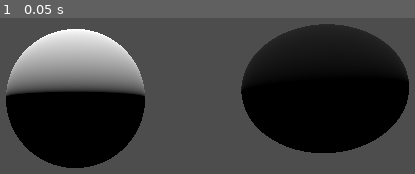
Above: before the commit, frame 1.
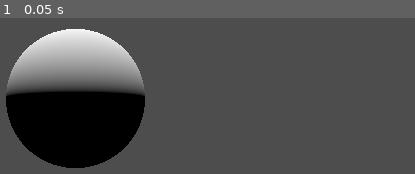
Above: after the commit, the same moment.

Repository: Paulpanther/Spacescaper
Game: Godot game, scene res://scenes/universe.tscn
The game is run twice, just before and just after one commit, with the same random seed, the same clock (stepped at 60 frames per second) and the same inputs.
Inputs:
- Up to frame 1 (0.05 s): no input

The runs differ from the first frame. In frame 1, 26% of the frame differs, in the area x 5-99%, y 3-97%.

Commit message:
built Planet script to randomize given shaders

Diff:
--- a/project.godot
+++ b/project.godot
@@ -13,6 +13,7 @@
 config/name="Spacescaper"
 run/main_scene="res://scenes/universe.tscn"
 config/features=PackedStringArray("4.0", "Forward Plus")
+config/icon="res://icon.svg"
 
 [rendering]
 
--- /dev/null
+++ b/scenes/planet.tscn
@@ -0,0 +1,19 @@
+[gd_scene load_steps=5 format=3 uid="uid://bvrybe888jlq2"]
+
+[ext_resource type="Script" path="res://scripts/Planet.gd" id="1_ykjsh"]
+
+[sub_resource type="SphereShape3D" id="SphereShape3D_pov83"]
+
+[sub_resource type="ShaderMaterial" id="ShaderMaterial_mb2nf"]
+
+[sub_resource type="SphereMesh" id="SphereMesh_ffobj"]
+material = SubResource("ShaderMaterial_mb2nf")
+
+[node name="planet" type="StaticBody3D"]
+script = ExtResource("1_ykjsh")
+
+[node name="CollisionShape3D" type="CollisionShape3D" parent="."]
+shape = SubResource("SphereShape3D_pov83")
+
+[node name="MeshInstance3D" type="MeshInstance3D" parent="."]
+mesh = SubResource("SphereMesh_ffobj")
--- a/scenes/planet_tmp.tscn
+++ /dev/null
@@ -1,88 +0,0 @@
-[gd_scene load_steps=12 format=3 uid="uid://dsqke1l0fgtmj"]
-
-[ext_resource type="Script" path="res://addons/shaderV/rgba/noise/perlin4d.gd" id="1_n4jan"]
-
-[sub_resource type="SphereShape3D" id="SphereShape3D_n8v2e"]
-
-[sub_resource type="VisualShaderNodeCustom" id="VisualShaderNodeCustom_t2xv8"]
-default_input_values = [1, Vector3(0, 0, 0), 2, 5.0, 3, 1.0, 4, 0.0]
-initialized = true
-script = ExtResource("1_n4jan")
-
-[sub_resource type="VisualShaderNodeInput" id="VisualShaderNodeInput_eghtn"]
-input_name = "time"
-
-[sub_resource type="VisualShaderNodeInput" id="VisualShaderNodeInput_k77wa"]
-input_name = "view"
-
-[sub_resource type="VisualShaderNodeVectorDecompose" id="VisualShaderNodeVectorDecompose_rm687"]
-
-[sub_resource type="VisualShaderNodeFloatParameter" id="VisualShaderNodeFloatParameter_11hqm"]
-parameter_name = "bla"
-qualifier = 2
-hint = 1
-
-[sub_resource type="VisualShader" id="VisualShader_80ynv"]
-code = "shader_type spatial;
-instance uniform float bla : hint_range(0, 1);
-
-
-
-void fragment() {
-// FloatParameter:8
-	float n_out8p0 = bla;
-
-
-// Output:0
-	ALBEDO = vec3(n_out8p0);
-
-
-}
-"
-graph_offset = Vector2(-107.485, -45.8406)
-nodes/fragment/0/position = Vector2(1260, 180)
-nodes/fragment/4/node = SubResource("VisualShaderNodeCustom_t2xv8")
-nodes/fragment/4/position = Vector2(327.116, 288.597)
-nodes/fragment/5/node = SubResource("VisualShaderNodeInput_eghtn")
-nodes/fragment/5/position = Vector2(-400, 600)
-nodes/fragment/6/node = SubResource("VisualShaderNodeInput_k77wa")
-nodes/fragment/6/position = Vector2(-840, 140)
-nodes/fragment/7/node = SubResource("VisualShaderNodeVectorDecompose_rm687")
-nodes/fragment/7/position = Vector2(-220, 80)
-nodes/fragment/8/node = SubResource("VisualShaderNodeFloatParameter_11hqm")
-nodes/fragment/8/position = Vector2(560, -20)
-nodes/fragment/connections = PackedInt32Array(5, 0, 4, 4, 6, 0, 7, 0, 7, 1, 4, 0, 8, 0, 0, 0)
-
-[sub_resource type="ShaderMaterial" id="ShaderMaterial_w65vo"]
-resource_local_to_scene = true
-render_priority = 0
-shader = SubResource("VisualShader_80ynv")
-
-[sub_resource type="SphereMesh" id="SphereMesh_32jn0"]
-material = SubResource("ShaderMaterial_w65vo")
-
-[sub_resource type="GDScript" id="GDScript_5rixn"]
-script/source = "extends MeshInstance3D
-
-
-# Called when the node enters the scene tree for the first time.
-func _ready():
-	get_active_material(0).set_shader_parameter(\"bla\",0.5)
-
-
-# Called every frame. 'delta' is the elapsed time since the previous frame.
-func _process(delta):
-	pass
-"
-
-[node name="Node3D" type="Node3D"]
-
-[node name="StaticBody3D" type="StaticBody3D" parent="."]
-
-[node name="CollisionShape3D" type="CollisionShape3D" parent="StaticBody3D"]
-shape = SubResource("SphereShape3D_n8v2e")
-
-[node name="MeshInstance3D" type="MeshInstance3D" parent="StaticBody3D"]
-transform = Transform3D(0.613994, 0.0571356, -0.78724, -0.0998764, 0.994984, -0.00568374, 0.782966, 0.0821165, 0.61662, 0, 0, 0)
-mesh = SubResource("SphereMesh_32jn0")
-script = SubResource("GDScript_5rixn")
--- a/scenes/universe.tscn
+++ b/scenes/universe.tscn
@@ -1,46 +1,8 @@
-[gd_scene load_steps=9 format=3 uid="uid://c7g22ay7hjhlh"]
+[gd_scene load_steps=2 format=3 uid="uid://c7g22ay7hjhlh"]
 
-[ext_resource type="Shader" uid="uid://br38g8aqmpgp8" path="res://shaders/Planet1.tres" id="1_si37o"]
-[ext_resource type="Script" path="res://scripts/Planet.gd" id="2_fa10p"]
-
-[sub_resource type="SphereShape3D" id="SphereShape3D_yokhy"]
-
-[sub_resource type="StandardMaterial3D" id="StandardMaterial3D_1fqjc"]
-
-[sub_resource type="SphereMesh" id="SphereMesh_jpqsb"]
-material = SubResource("StandardMaterial3D_1fqjc")
-
-[sub_resource type="SphereShape3D" id="SphereShape3D_ggyar"]
-
-[sub_resource type="ShaderMaterial" id="ShaderMaterial_p64ee"]
-render_priority = 0
-shader = ExtResource("1_si37o")
-shader_parameter/bla = null
-
-[sub_resource type="SphereMesh" id="SphereMesh_j5fai"]
-material = SubResource("ShaderMaterial_p64ee")
+[ext_resource type="Script" path="res://scripts/planet_generation.gd" id="1_mr67r"]
 
 [node name="Node3D" type="Node3D"]
-
-[node name="StaticBody3D" type="StaticBody3D" parent="."]
-
-[node name="CollisionShape3D" type="CollisionShape3D" parent="StaticBody3D"]
-shape = SubResource("SphereShape3D_yokhy")
-
-[node name="MeshInstance3D" type="MeshInstance3D" parent="StaticBody3D"]
-transform = Transform3D(0.999536, -1.06418e-09, -0.0304513, -0.0303654, -0.0750657, -0.996716, -0.00228584, 0.997178, -0.0750309, 0, 0, 0)
-mesh = SubResource("SphereMesh_jpqsb")
-
-[node name="StaticBody3D2" type="StaticBody3D" parent="."]
-
-[node name="CollisionShape3D" type="CollisionShape3D" parent="StaticBody3D2"]
-shape = SubResource("SphereShape3D_ggyar")
-
-[node name="MeshInstance3D" type="MeshInstance3D" parent="StaticBody3D2"]
-transform = Transform3D(1, 0, 0, 0, 1, 0, 0, 0, 1, 1.89035, 0.0739744, -0.162331)
-mesh = SubResource("SphereMesh_j5fai")
-script = ExtResource("2_fa10p")
-bla = 0.0
 
 [node name="Camera3D" type="Camera3D" parent="."]
 transform = Transform3D(1, 0, 0, 0, 1, 0, 0, 0, 1, 0, 0, 2.15929)
@@ -48,3 +10,6 @@
 
 [node name="DirectionalLight3D" type="DirectionalLight3D" parent="."]
 transform = Transform3D(1, 0, 0, 0, -0.0724201, 0.997374, 0, -0.997374, -0.0724201, 0, 2.75484, 0)
+
+[node name="planets" type="Node" parent="."]
+script = ExtResource("1_mr67r")
--- a/scripts/Planet.gd
+++ b/scripts/Planet.gd
@@ -1,11 +1,27 @@
-extends MeshInstance3D
+extends Node
 
-@export var bla: float = 1
+@onready var shaders = {
+	preload("res://shaders/poles.tres"):[
+		{"bla":1},
+		{"bla":0}
+	]
+}
 
 
 func _ready():
-	get_active_material(0).set_shader_parameter("bla",bla)
 
+	var shadernames = shaders.keys()
+	var shader = shadernames[randi_range(0,shadernames.size()-1)]
+
+
+	var configs = shaders[shader]
+	var config = configs[randi_range(0,configs.size()-1)]
+
+	for param in config:
+		var value = config[param]
+		$MeshInstance3D.get_active_material(0).set_shader(shader)
+		$MeshInstance3D.get_active_material(0).set_shader_parameter(param,value)
+	pass
 
 func _process(delta):
 	pass
--- /dev/null
+++ b/scripts/planet_generation.gd
@@ -0,0 +1,13 @@
+extends Node
+
+var planetClass = preload("res://scenes/planet.tscn")
+# Called when the node enters the scene tree for the first time.
+func _ready():
+	var planet = planetClass.instantiate()
+	add_child(planet)
+	pass # Replace with function body.
+
+
+# Called every frame. 'delta' is the elapsed time since the previous frame.
+func _process(delta):
+	pass
Renamed: shaders/Planet1.tres -> shaders/poles.tres
